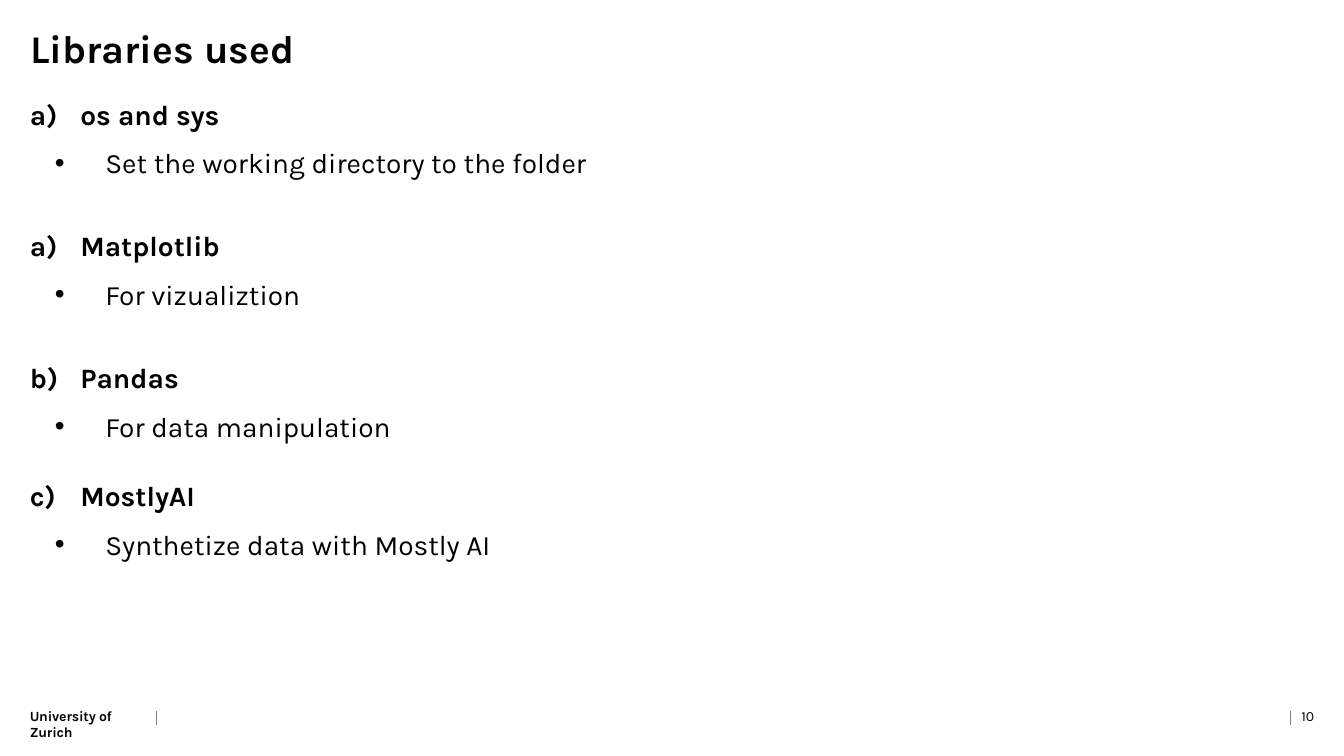
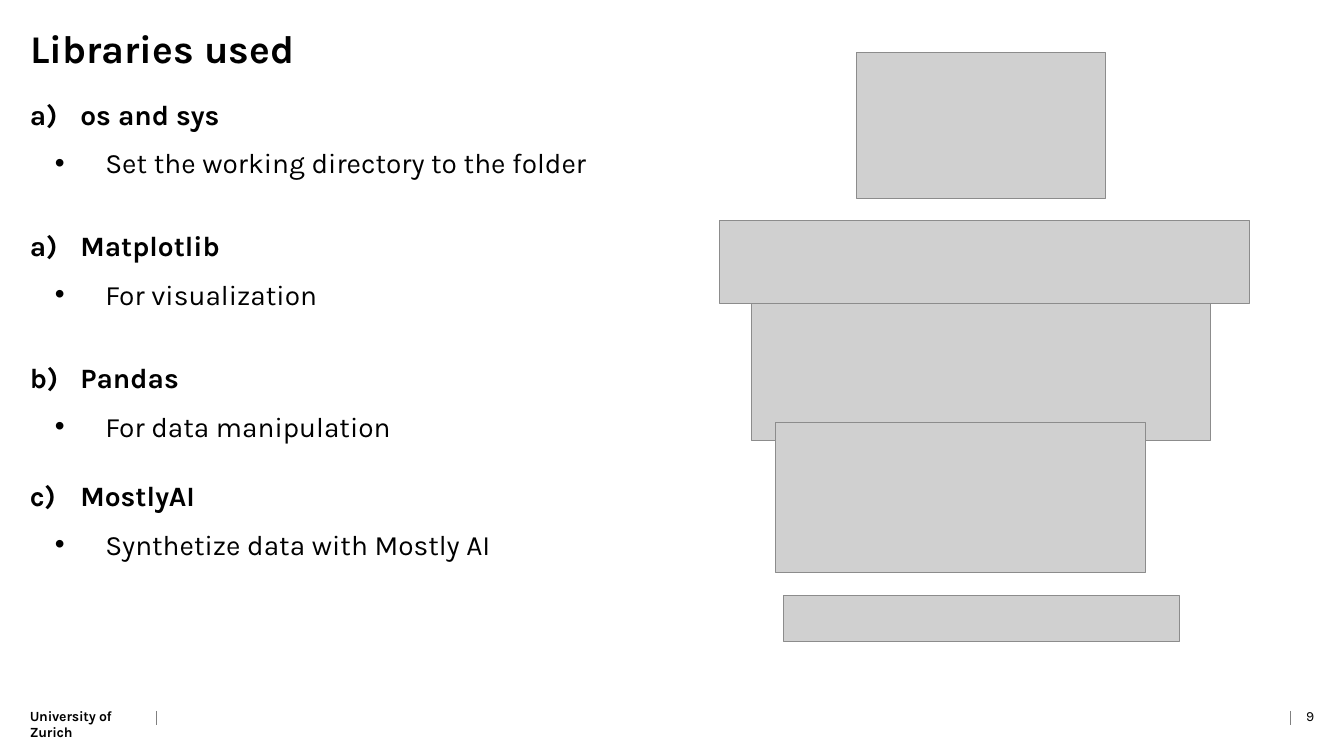
Before and after one commit to Kyoshido/2024_11-Python-project-Data-anonymization, a slide deck: slide 9 of Presentation/Presentation.pptx (slide 10 before the commit). Drawn at 1344x756 pixels with LibreOffice and Linux fonts; fonts in the diff are those of the drawing; grey boxes stand for pictures. Boxes give left, top, right and bottom in pixels: in the first picture for what was removed or moved away, otherwise in the second. Text is boxed around its words. In the diff, an @@ line names an element or a change of style, - is before the commit and + after.

```diff
--- a/Presentation/Presentation.pptx
+++ b/Presentation/Presentation.pptx
@@ picture added at (x1=857, y1=52, x2=1106, y2=200) @@
@@ picture added at (x1=720, y1=221, x2=1250, y2=303) @@
@@ text at (x1=105, y1=285, x2=317, y2=306): text changed @@
-  • For vizualiztion
+  • For visualization
@@ picture added at (x1=751, y1=287, x2=1211, y2=441) @@
@@ picture added at (x1=775, y1=422, x2=1146, y2=573) @@
@@ picture added at (x1=783, y1=596, x2=1180, y2=641) @@
@@ page number at (x1=1306, y1=712, x2=1314, y2=721): text changed @@
-10
+9
```
Also in this commit, not shown: 6 other slides changed, 1 slide added, 1 slide removed, 2 other files.
